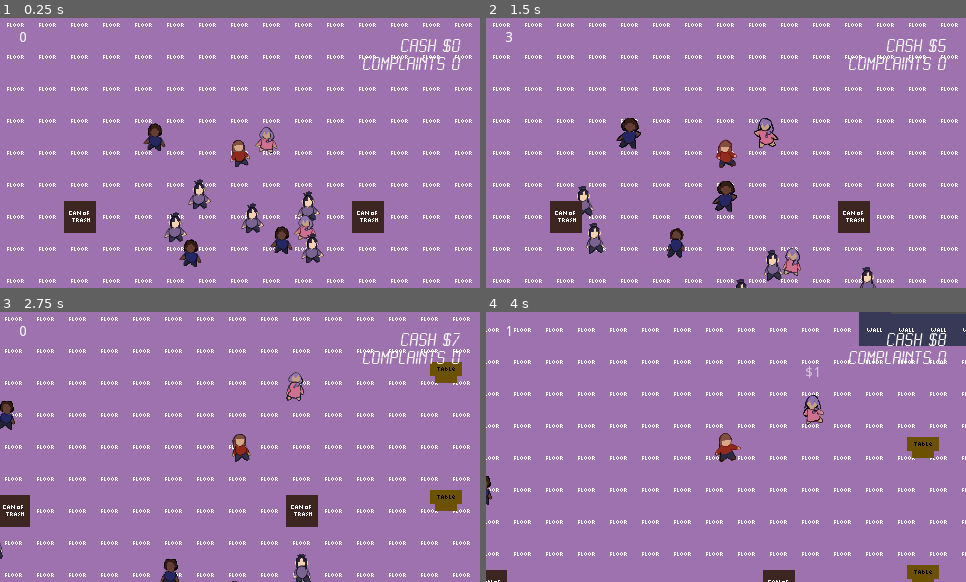
Above: before the commit, frames 1-4 (two rows, left to right).
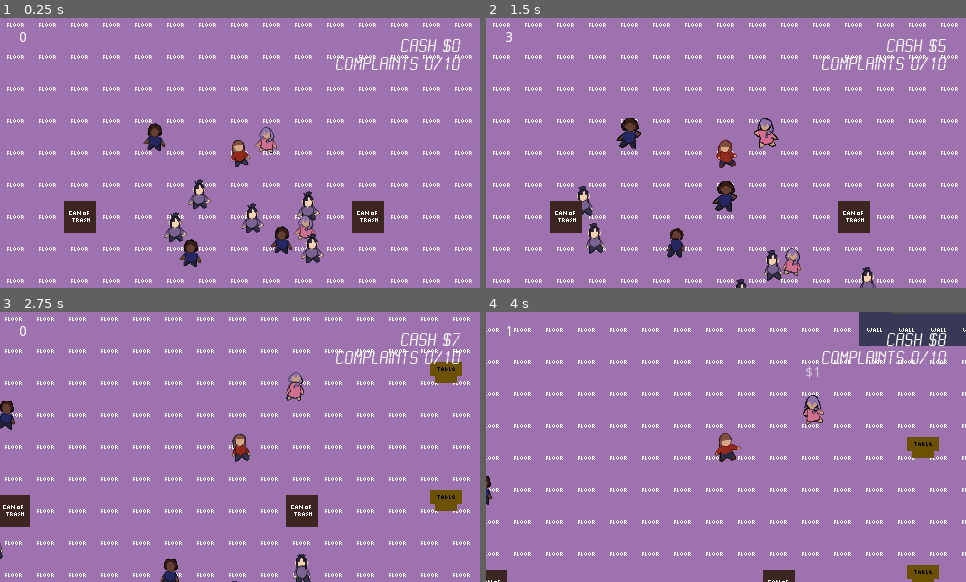
Above: after the commit, the same moments.

Repository: silentcoder99/LD46
Game: Godot game, scene res://scenes/Main.tscn
The game is run twice, just before and just after one commit, with the same random seed, the same clock (stepped at 60 frames per second) and the same inputs.
Inputs:
- Up to frame 1 (0.25 s): no input
- Up to frame 2 (1.5 s): hold Right (ui_right) 0.53-1.28 s; hold E (dance) 0.53-1.28 s; hold Down (ui_down) from 1.28 s (still down); tap Space (shoo) at 1.35 s
- Up to frame 3 (2.75 s): release Down (ui_down) at 2.03 s; hold Right (ui_right) from 2.03 s (still down); hold E (dance) from 2.03 s (still down)
- Up to frame 4 (4 s): release Right (ui_right) at 2.78 s; release E (dance) at 2.78 s; hold Up (ui_up) 2.78-3.53 s; tap Space (shoo) at 2.85 s; hold Left (ui_left) from 3.53 s (still down); hold E (dance) from 3.53 s (still down)

The runs differ from the first frame. In frame 1, 0.5% of the frame differs, in the area x 70-94%, y 14-20%; in frame 2, 0.5%; in frame 3, 0.5%; in frame 4, 0.5%.

Commit message:
Add lose condition

Diff:
--- a/scenes/Main.tscn
+++ b/scenes/Main.tscn
@@ -6,13 +6,18 @@
 [ext_resource path="res://scenes/BlueBoy.tscn" type="PackedScene" id=4]
 [ext_resource path="res://TileSet.tres" type="TileSet" id=5]
 [ext_resource path="res://fonts/LCD-N___.TTF" type="DynamicFontData" id=6]
-[ext_resource path="res://scenes/Player.tscn" type="PackedScene" id=7]
-[ext_resource path="res://scenes/TrashCan.tscn" type="PackedScene" id=8]
+[ext_resource path="res://fonts/lcd_lcd_mono/LCDMonoWinTT/LCDMU___.TTF" type="DynamicFontData" id=7]
+[ext_resource path="res://scenes/Player.tscn" type="PackedScene" id=8]
+[ext_resource path="res://scenes/TrashCan.tscn" type="PackedScene" id=9]
 
 [sub_resource type="DynamicFont" id=1]
 use_filter = true
 extra_spacing_char = 1
 font_data = ExtResource( 6 )
+
+[sub_resource type="DynamicFont" id=2]
+size = 8
+font_data = ExtResource( 7 )
 
 [node name="Main" type="Node2D"]
 script = ExtResource( 1 )
@@ -57,16 +62,42 @@
 margin_right = -20.0
 margin_bottom = 115.0
 custom_fonts/font = SubResource( 1 )
-text = "Complaints 0"
+text = "Complaints 0/10"
 align = 2
 
-[node name="DamageRect" type="ColorRect" parent="UI"]
+[node name="FadeRect" type="ColorRect" parent="UI"]
 anchor_right = 1.0
 anchor_bottom = 1.0
-color = Color( 1, 0.305882, 0.305882, 0 )
+color = Color( 0.06, 0.06, 0.06, 0 )
 __meta__ = {
 "_edit_lock_": true
 }
+
+[node name="GameOverLabel" type="Label" parent="UI"]
+visible = false
+anchor_left = 0.5
+anchor_top = 0.5
+anchor_right = 0.5
+anchor_bottom = 0.5
+margin_left = -38.0
+margin_top = -25.0
+margin_right = 38.0
+margin_bottom = 18.5
+text = "GAME OVER"
+
+[node name="GameOverSubLabel" type="Label" parent="UI"]
+visible = false
+anchor_left = 0.5
+anchor_top = 0.5
+anchor_right = 0.5
+anchor_bottom = 0.5
+margin_left = -50.0
+margin_top = -4.5
+margin_right = 50.0
+margin_bottom = 4.5
+custom_fonts/font = SubResource( 2 )
+text = "Your party was shut down!"
+align = 1
 
 [node name="YSort" type="YSort" parent="."]
 
--- a/scripts/Main.gd
+++ b/scripts/Main.gd
@@ -5,17 +5,22 @@
 export (Array, PackedScene) var Partiers
 export var time_limit = 100
 
-var damage_fade = 0
+var fade_amount = 1
 var transparent
 var opaque
+var fade_rate = 0.7
+
+var restart_time = 4
+
+var is_game_over = false
 
 func _ready():
 	OS.set_window_maximized(true)
 
 	randomize()
 
-	transparent = $UI/DamageRect.color
-	opaque = Color(transparent.r, transparent.g, transparent.b, 0.4)
+	transparent = $UI/FadeRect.color
+	opaque = Color(transparent.r, transparent.g, transparent.b, 0.6)
 
 	for i in range(spawn_amount):
 		var spawn_position = Vector2()
@@ -33,11 +38,23 @@
 
 	$UI/DebugLabel.text = str($YSort/Player.nearby_partiers) + '\n'
 	$UI/MoneyLabel.text = "Cash $" + str($YSort/Player.money)
-	$UI/ComplaintsLabel.text = "Complaints " + str($YSort/Player.complaints)
+	$UI/ComplaintsLabel.text = "Complaints " + str($YSort/Player.complaints) + "/10"
 
-	if damage_fade >= 0:
-		$UI/DamageRect.color = transparent.linear_interpolate(opaque, damage_fade)
-		damage_fade -= delta
+	if fade_amount >= 0 and is_game_over:
+		$UI/FadeRect.color = opaque.linear_interpolate(transparent, fade_amount)
+		fade_amount -= delta * fade_rate
 
-func damage_splash():
-	damage_fade = 1
+	if is_game_over:
+		restart_time -= delta
+		if restart_time <= 0:
+			get_tree().reload_current_scene()
+
+	if $YSort/Player.complaints >= 10:
+		game_over("Your party was shut down!")
+
+func game_over(message):
+	is_game_over = true
+
+	$UI/GameOverSubLabel.text = message
+	$UI/GameOverLabel.show()
+	$UI/GameOverSubLabel.show()
Not shown: 2 places in scenes/Main.tscn that only renumber resources
